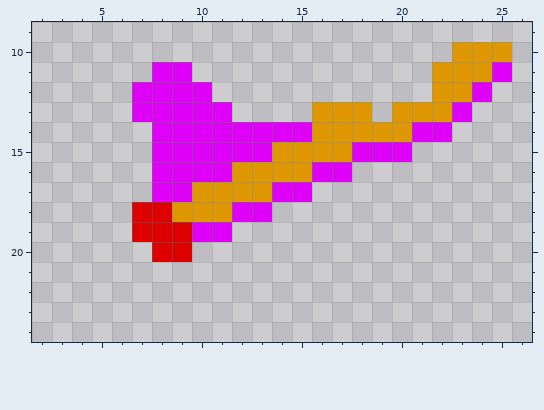
Pixel-art sprite: Zaxxon2020/assets/ship/1.png. Above: the version before the commit.
The file is 30x30 pixels. Shown: x 2..26, y 9..24.
The result:
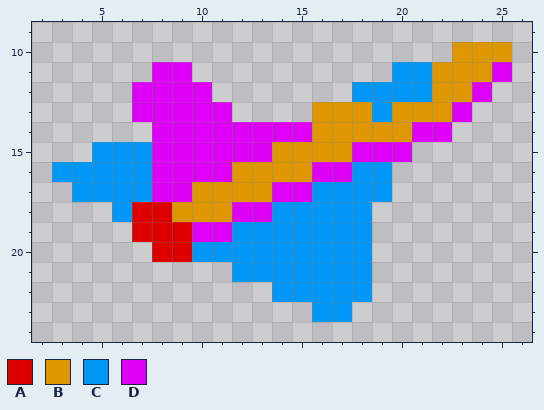
Palette (. is transparent): A #de0000  B #de9700  C #0097f7  D #de00f7
Edits made:
@@ x 2..26 @@
 10 .....................BBB.
-11 ......DD............BBBD.
-12 .....DDDD...........BBD..
-13 .....DDDDD....BBB.BBBD...
+11 ......DD..........CCBBBD.
+12 .....DDDD.......CCCCBBD..
+13 .....DDDDD....BBBCBBBD...
 14 ......DDDDDDDDBBBBBDD....
-15 ......DDDDDDBBBBDDD......
-16 ......DDDDBBBBDD.........
-17 ......DDBBBBDD...........
-18 .....AABBBDD.............
-19 .....AAADD...............
-20 ......AA.................
-21 .........................
-22 .........................
-23 .........................
+15 ...CCCDDDDDDBBBBDDD......
+16 .CCCCCDDDDBBBBDDCC.......
+17 ..CCCCDDBBBBDDCCCC.......
+18 ....CAABBBDDCCCCC........
+19 .....AAADDCCCCCCC........
+20 ......AACCCCCCCCC........
+21 ..........CCCCCCC........
+22 ............CCCCC........
+23 ..............CC.........
 24 .........................
Changed places in both pictures, as pixel boxes (x1, y1, x2, y2):
added: (52, 62, 432, 322)
